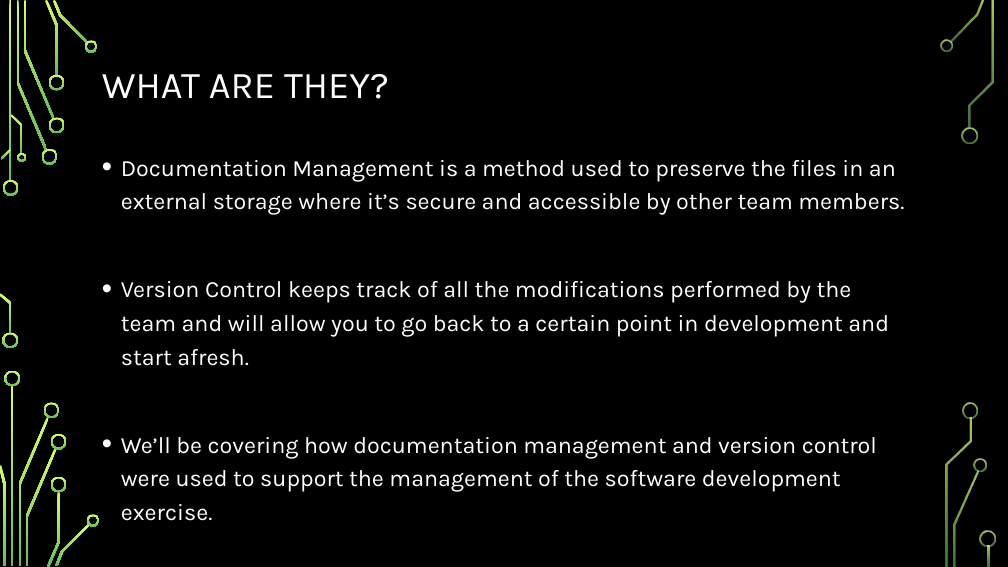
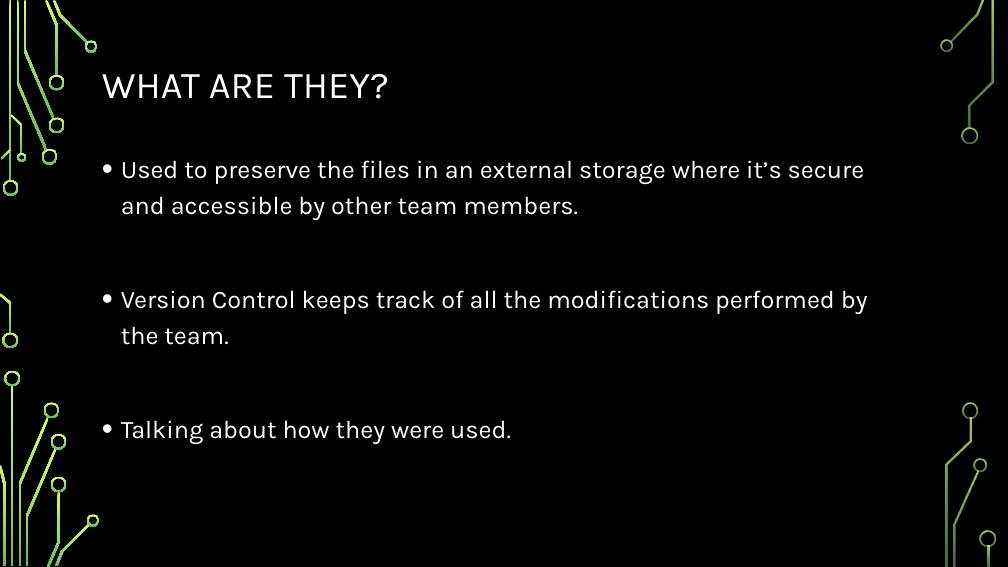
Before and after one commit to CodeBreaker707/Software-Systems-Development, a slide deck: slide 2 of Topic 9 - AE1.pptx. Drawn at 1008x567 pixels with LibreOffice and Linux fonts; fonts in the diff are those of the drawing; background and template pictures are left out. Boxes give left, top, right and bottom in pixels: in the first picture for what was removed or moved away, otherwise in the second. Text is boxed around its words. In the diff, an @@ line names an element or a change of style, - is before the commit and + after.

```diff
--- a/Topic 9 - AE1.pptx
+++ b/Topic 9 - AE1.pptx
@@ text at bbox=[121, 160, 868, 444]: text changed; size 22.2 to 24 pt @@
-• Documentation Management is a method used to preserve the files in an external storage where it’s secure and accessible by other team members.
-• Version Control keeps track of all the modifications performed by the team and will allow you to go back to a certain point in development and start afresh.
-• We’ll be covering how documentation management and version control were used to support the management of the software development exercise.
+• Used to preserve the files in an external storage where it’s secure and accessible by other team members.
+• Version Control keeps track of all the modifications performed by the team.
+• Talking about how they were used.
```
Also in this commit, not shown: 5 other slides changed, 3 other files.
